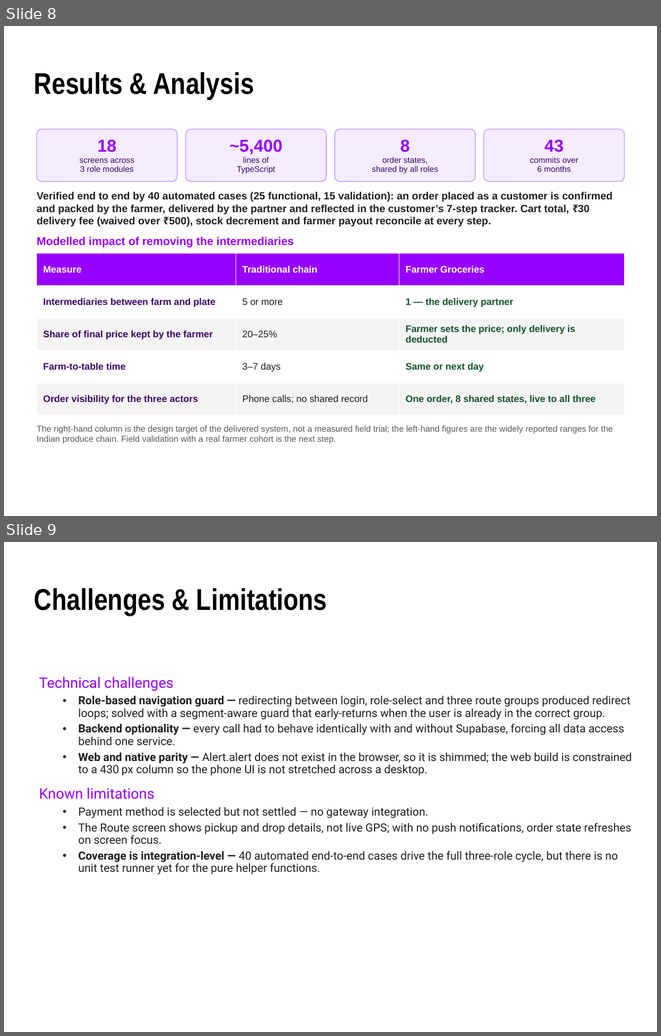
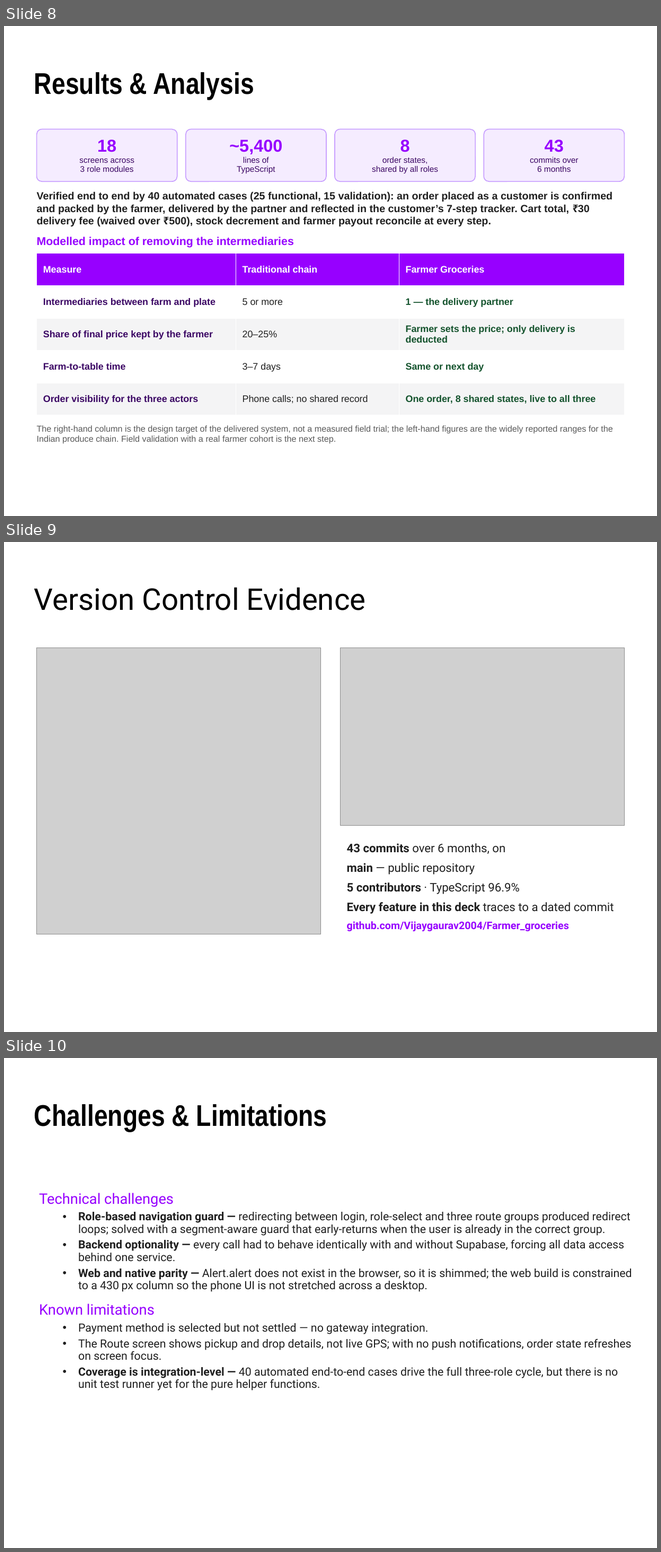
Before and after one commit to Vijaygaurav2004/Farmer_groceries, a slide deck: Farmer_Groceries_Capstone_Demo.pptx. Shown one above the other, each under a label of ours: slides 8 and 9 before the commit, slides 8, 9 and 10 after it. The pictures are 661x1036 and 661x1552 pixels, drawn with LibreOffice and Linux fonts; fonts in the diff are those of the drawing; grey boxes stand for pictures; background and template pictures are left out. Boxes give left, top, right and bottom in pixels: in the first picture for what was removed or moved away, otherwise in the second. Text is boxed around its words. In the diff, an @@ line names an element or a change of style, - is before the commit and + after.

```diff
--- a/Farmer_Groceries_Capstone_Demo.pptx
+++ b/Farmer_Groceries_Capstone_Demo.pptx
@@ slide 9 added at (4,542,657,1032), background #FFFFFF @@
@@ title added at (34,587,366,610), 33 pt, text #000000 @@
+Version Control Evidence
@@ picture added at (37,648,321,934) @@
@@ picture added at (340,648,624,826) @@
@@ text added at (347,843,614,932), 13 pt, text #1F1F1F, bold @@
+43 commits over 6 months, on
+main — public repository
+5 contributors · TypeScript 96.9%
+Every feature in this deck traces to a dated commit
+github.com/Vijaygaurav2004/Farmer_groceries
@@ what was slide 9 is now slide 10 @@
```
